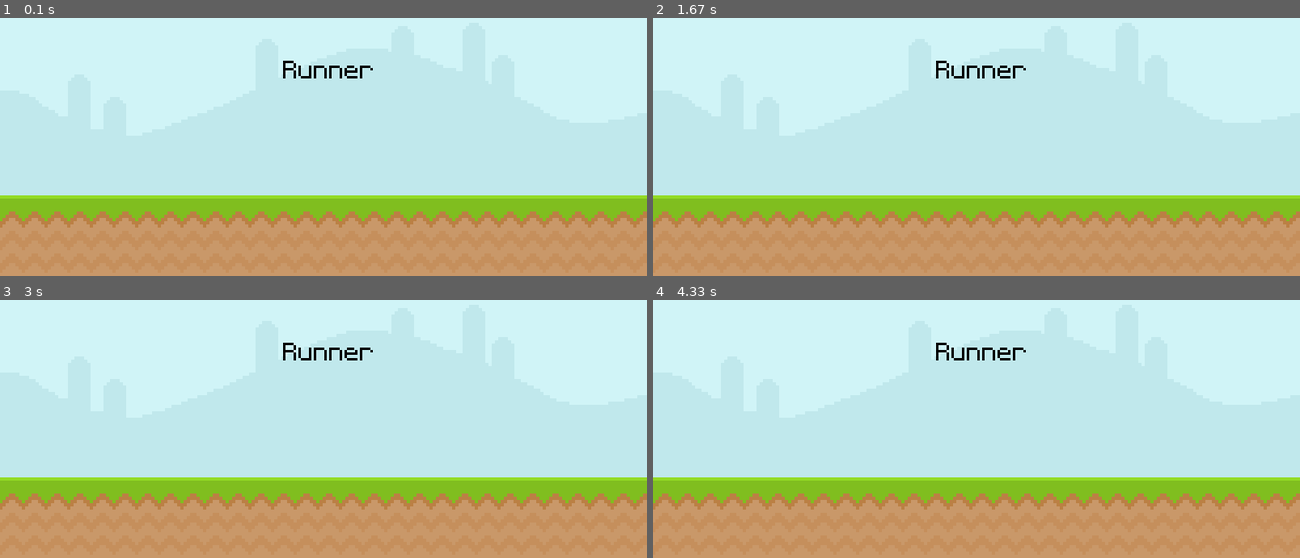
Above: before the commit, frames 1-4 (two rows, left to right).
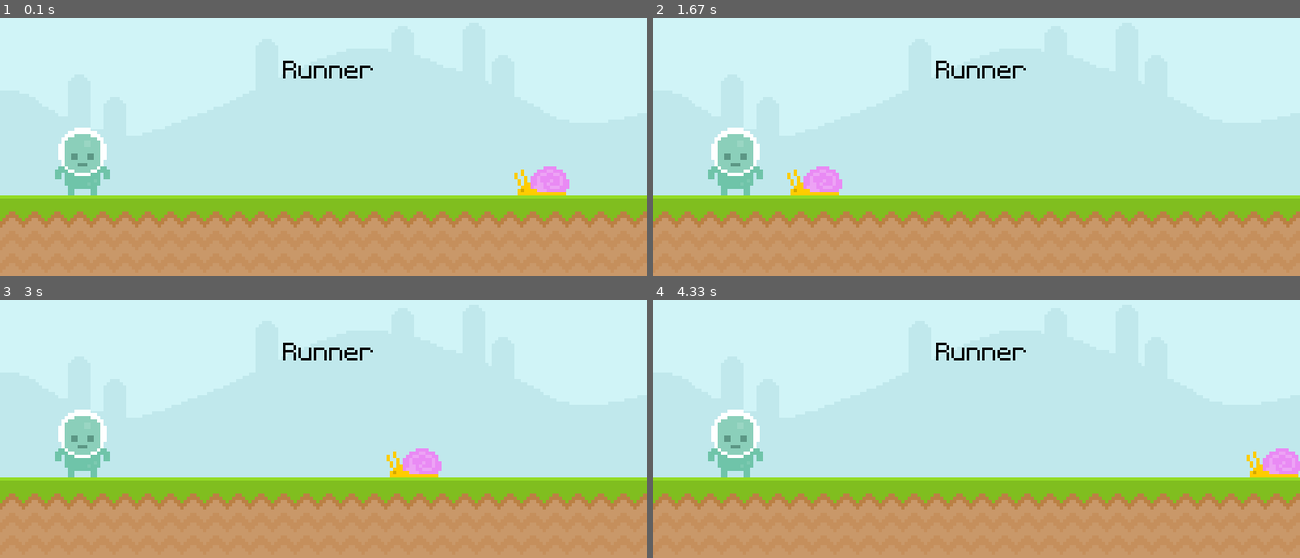
Above: after the commit, the same moments.

Repository: aljosanpedro/pygame
Game: pygame game, started from courses/clear/playlist/ultimate-intro/game.py
The game is run twice, just before and just after one commit, with the same random seed, the same clock (stepped at 60 frames per second) and the same inputs.
Inputs:
- Up to frame 1 (0.1 s): no input
- Up to frame 2 (1.67 s): no input
- Up to frame 3 (3 s): no input
- Up to frame 4 (4.33 s): no input

The runs differ from the first frame. In frame 1, 2.3% of the frame differs, in the area x 8-88%, y 42-69%; in frame 2, 2.3%; in frame 3, 2.3%; in frame 4, 2.3%.

Commit message:
learned basic anims, rects

Diff:
--- a/courses/clear/playlist/ultimate-intro/game.py
+++ b/courses/clear/playlist/ultimate-intro/game.py
@@ -1,8 +1,10 @@
 # IMPORTS
 import pygame
+from random import seed,randint
 
 # START
 pygame.init()
+seed()
 
 # CONSTANTS
 TITLE = "Runner"
@@ -11,6 +13,9 @@
 
 FONT = "font/Pixeltype.ttf"
 FONT_SIZE = 50
+
+SNAIL_MIN_SPEED = 5
+SNAIL_MAX_SPEED = SNAIL_MIN_SPEED * 2
 
 # SETUP
 screen = pygame.display.set_mode(RESOLUTION)
@@ -30,11 +35,20 @@
 # test_surface.fill("blue")
 
 # Images
-sky_image = pygame.image.load("graphics/sky.png")
-sky_position = (0,0)
+# backgrounds
+sky_image = pygame.image.load("graphics/sky.png").convert()
+sky_rect = sky_image.get_rect(topleft = (0,0))
 
-ground_image = pygame.image.load("graphics/ground.png")
-ground_position = (0,sky_image.get_height())
+ground_image = pygame.image.load("graphics/ground.png").convert()
+ground_rect = ground_image.get_rect(topleft = (0,sky_image.get_height()))
+
+# characters
+player_image = pygame.image.load("graphics/player/player_stand.png").convert_alpha()
+player_rect = player_image.get_rect(midbottom = (player_image.get_width()*(1.5),ground_rect.y))
+
+snail_image = pygame.image.load("graphics/snail/snail_1.png").convert_alpha()
+snail_rect = snail_image.get_rect(midbottom = (screen.get_width()-snail_image.get_width()*(1.5),ground_rect.y))
+snail_speed = SNAIL_MIN_SPEED
 
 # Texts
 title_text = font.render(TITLE,False,"black")
@@ -49,11 +63,23 @@
 
     # Screen
     # screen.fill("green")
-    screen.blit(sky_image,sky_position)
-    screen.blit(ground_image, ground_position)
+    # backgrounds
+    screen.blit(sky_image,sky_rect)
+    screen.blit(ground_image,ground_rect)
+
     screen.blit(title_text,title_position)
 
-    # Update Frame
+    # characters
+    screen.blit(player_image,player_rect)
+
+    screen.blit(snail_image,snail_rect)
+    snail_rect.x -= snail_speed
+
+    if snail_rect.x <= 0:
+        snail_rect.left = screen.get_width()
+        snail_speed = randint(SNAIL_MIN_SPEED,SNAIL_MAX_SPEED)
+
+    # Frame
     clock.tick(FPS)
     pygame.display.update()
 
